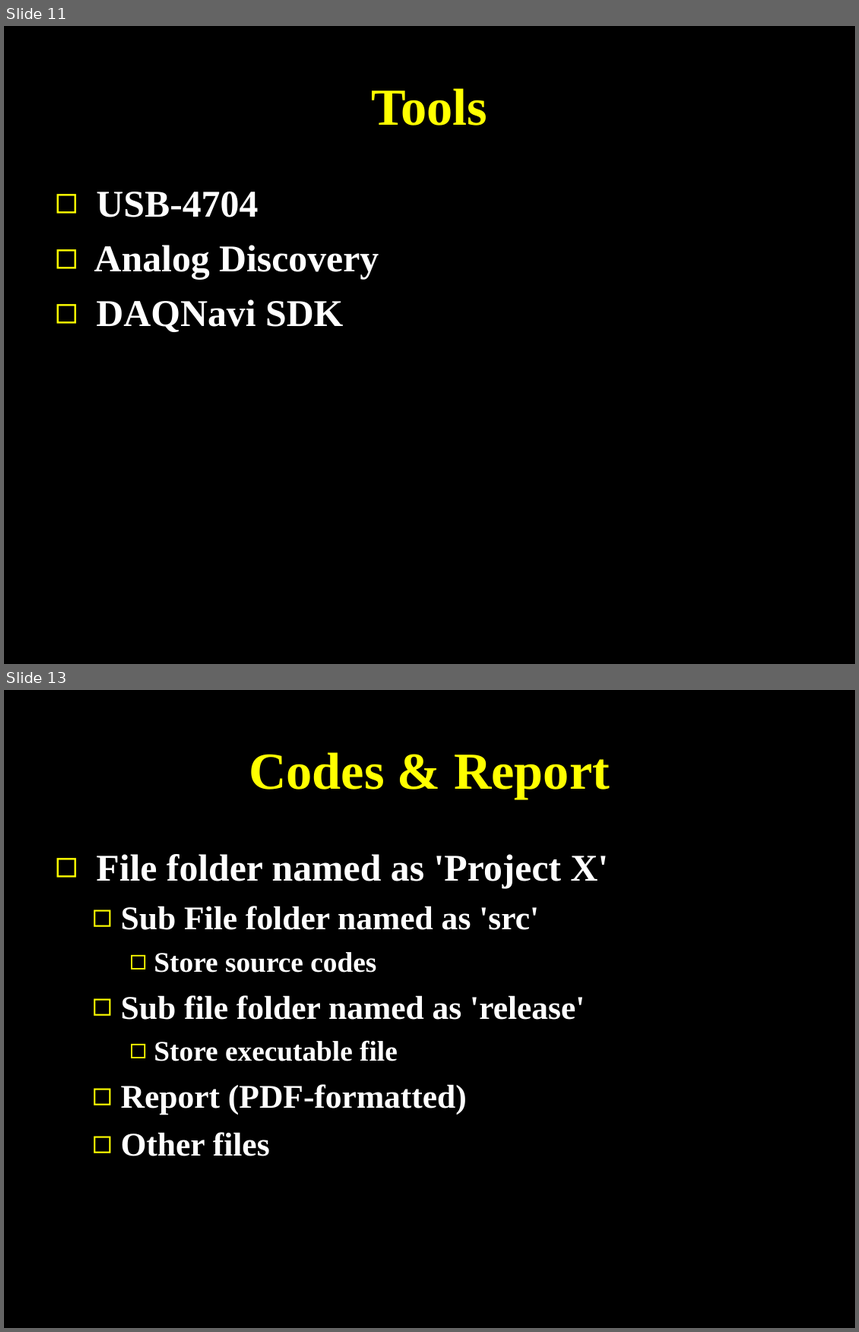
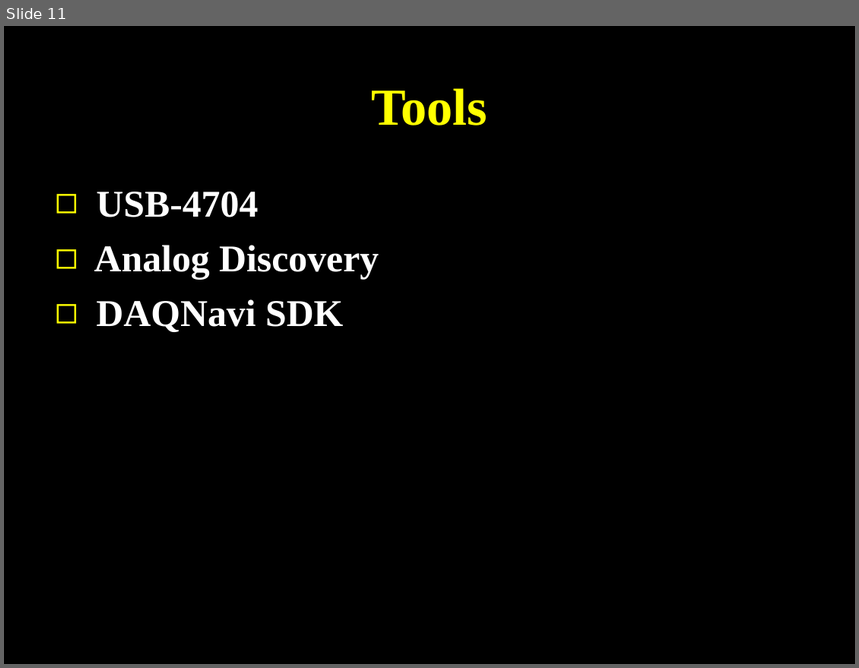
Before and after one commit to SJTUCourse/BI450, a slide deck: Lectures/2016 Fall/Lecture 1/Lecture 1.ppt. Shown one above the other, each under a label of ours: slides 11 and 13 before the commit, slide 11 after it; the slides between them are not shown. The pictures are 859x1332 and 859x668 pixels, drawn with LibreOffice and Linux fonts; fonts in the diff are those of the drawing. Boxes give left, top, right and bottom in pixels: in the first picture for what was removed or moved away, otherwise in the second. Text is boxed around its words. In the diff, an @@ line names an element or a change of style, - is before the commit and + after.

Commit message:
Update Lecture 2 & Project 2
Add the Lecture 2 and Project 2

```diff
--- a/Lectures/2016 Fall/Lecture 1/Lecture 1.ppt
+++ b/Lectures/2016 Fall/Lecture 1/Lecture 1.ppt
@@ slide 13 removed at [4,690,855,1328], background #000000 @@
@@ title removed at [249,752,610,799] @@
-Codes & Report
@@ text removed at [96,854,609,1157] @@
-◻ File folder named as 'Project X'
-  ◻ Sub File folder named as 'src'
-    ◻ Store source codes
-  ◻ Sub file folder named as 'release'
-    ◻ Store executable file
-  ◻ Report (PDF-formatted)
-  ◻ Other files
```
Also in this commit, not shown: 4 other slides removed, 2 other files.
